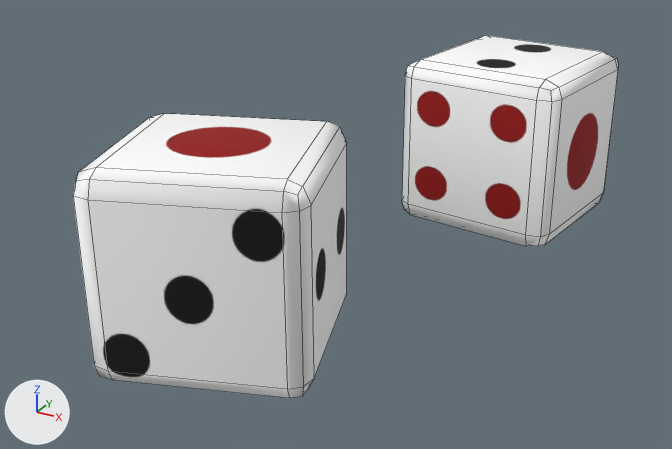
A saved change to the FBX model Assets/MahJong/Mahjong table/Dice.fbx.
Rendered twice from a 50 mm camera at (0.0449, -0.0858, 0.0185) aimed at (-0.0008, -0.0029, -0.023). Every picture has the same lights, and +X, +Y and +Z are marked at lower left. Both versions are drawn at frame 96 of the action 'Take 001'; the numbers are the values there. Mesh edges are drawn as thin lines.

Names of what the first picture shows: 'Dice_01', 'Dice_02'.
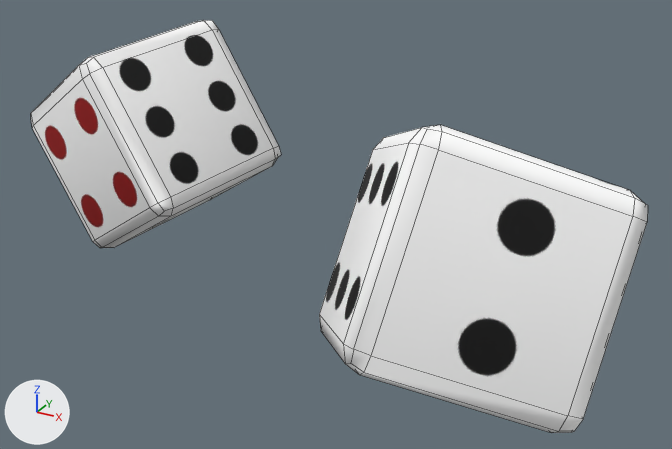
Where the change shows, as pixel boxes (x1, y1, x2, y2) in the pictures (672 x 449 px):
'Dice_02', reshaped, moved, turned
    before: (73, 113, 347, 398)
    after: (319, 125, 648, 433)
'Dice_01', moved, turned
    before: (402, 35, 619, 246)
    after: (31, 20, 281, 248)

The change, as a list of edits to the scene's bpy script:
```text
Change me_mesh:
    where me_mesh.from_pydata(...)  # 56 vertices, 54 faces; spans x -9.9..9.9, y -9.9..9.9, z -9.9..9.9
    used by ob_dice_02; parent = ob_dummy06; location = (-18.85, -13.44, 2.632); rotation_euler = (-1.58, -0.0074, -0.581), in degrees (-91, -0.4, -33)
    me_mesh part 1: the whole mesh is multiplied about its middle by the matrix ((-0.007, 0.885, 1.715), (-0.003, -1.715, 0.885), (1.93, 0.0, 0.007))
Change me_mesh_001:
    where me_mesh_001.from_pydata(...)  # 56 vertices, 54 faces; spans x -9.9..9.9, y -9.9..9.9, z -9.9..9.9
    used by ob_dice_01; parent = ob_dummy05; location = (-18.85, -13.44, 2.632); rotation_euler = (-2.099, -1.563, -0.0906), in degrees (-120, -90, -5.2)
    me_mesh_001 part 2: the whole mesh is turned 51.4 degrees about the z axis through its middle and scaled by 1.93
Change ob_dice_02:
    ob_dice_02.rotation_euler: (-1.58, -0.0074, -0.581) -> (0.0, 0.0, 0.0)  # degrees (-91, -0.4, -33) -> degrees (0, 0, 0)
    ob_dice_02.parent: ob_dummy06 -> ob_dummy_02
    ob_dice_02.location: (-18.85, -13.44, 2.632) -> (-0.532, 1.221, 0.0)
Change ob_dice_01:
    ob_dice_01.rotation_euler: (-2.099, -1.563, -0.0906) -> (0.0, 0.0, 0.0)  # degrees (-120, -90, -5.2) -> degrees (0, 0, 0)
    ob_dice_01.parent: ob_dummy05 -> ob_dummy_03
    ob_dice_01.location: (-18.85, -13.44, 2.632) -> (1.472, 1.983, 0.0)
Add ob_dummy_03:
    ob_dummy_03 = bpy.data.objects.new('Dummy_03', None)
    ob_dummy_03.parent = ob_dummy_01
    ob_dummy_03.location = (-114.2, -153.2, 0.0)
    ob_dummy_03.rotation_euler = (1.257, 1.921, 0.395)  # degrees (72, 110, 23)
    ob_dummy_03.scale = (3.48, 3.48, 3.48)
Add ob_dummy_01:
    ob_dummy_01 = bpy.data.objects.new('Dummy_01', None)
    ob_dummy_01.location = (0.0, 0.0, -0.0167)
    ob_dummy_01.rotation_euler = (0.0, 0.0, -0.928)  # degrees (0, 0, -53)
    ob_dummy_01.scale = (0.000149, 0.000149, 0.000149)
Add ob_dummy_02:
    ob_dummy_02 = bpy.data.objects.new('Dummy_02', None)
    ob_dummy_02.parent = ob_dummy_01
    ob_dummy_02.location = (178.7, 33.1, 0.0)
    ob_dummy_02.rotation_euler = (-1.103, 0.671, -1.266)  # degrees (-63, 38, -73)
    ob_dummy_02.scale = (3.48, 3.48, 3.48)
```
